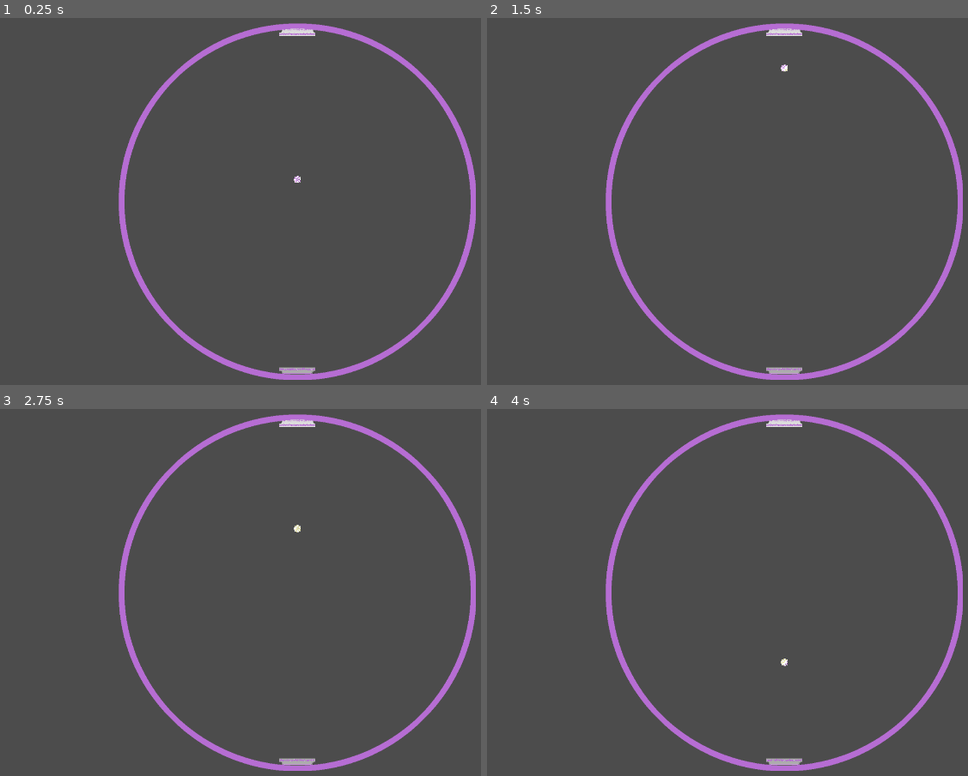
Above: before the commit, frames 1-4 (two rows, left to right).
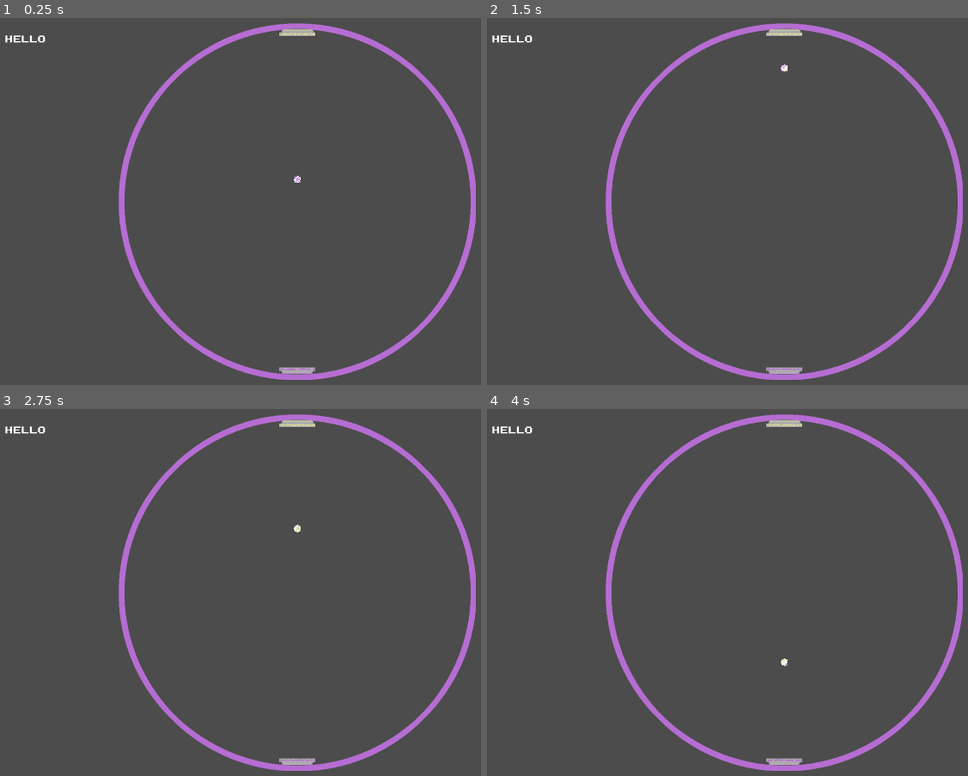
Above: after the commit, the same moments.

Repository: tannercantlay/Star-Pong
Game: Godot game, scene res://Scenes/OuterCollider.tscn
Same seed, same stepped clock (60 frames per second), same inputs: the game is played once before the commit and once after it.
Inputs:
- Up to frame 1 (0.25 s): no input
- Up to frame 2 (1.5 s): tap Enter at 0.5 s; tap Space at 1.25 s
- Up to frame 3 (2.75 s): tap Enter at 2 s
- Up to frame 4 (4 s): tap Space at 2.75 s; tap Enter at 3.5 s

The runs differ from the first frame. In frame 1, 0.2% of the frame differs, in the area x 1-66%, y 2-7%; in frame 2, 0.2%; in frame 3, 0.2%; in frame 4, 0.2%.

Commit message:
added font

Diff:
--- a/Pong/Scenes/OuterCollider.tscn
+++ b/Pong/Scenes/OuterCollider.tscn
@@ -1,13 +1,14 @@
-[gd_scene load_steps=15 format=2]
+[gd_scene load_steps=18 format=2]
 
 [ext_resource path="res://Sprites/OuterRing_P.png" type="Texture" id=1]
 [ext_resource path="res://paddle1.gd" type="Script" id=2]
-[ext_resource path="res://Sprites/Paddle.png" type="Texture" id=3]
+[ext_resource path="res://Sprites/SpriteSheets/Platform_Y.png" type="Texture" id=3]
 [ext_resource path="res://ball.gd" type="Script" id=4]
 [ext_resource path="res://paddle2.gd" type="Script" id=5]
 [ext_resource path="res://Sprites/SpriteSheets/Platform_P.png" type="Texture" id=6]
 [ext_resource path="res://Sprites/SpriteSheets/Ball.png" type="Texture" id=7]
 [ext_resource path="res://gameManager.gd" type="Script" id=8]
+[ext_resource path="res://joystix/JOYSTIX.TTF" type="DynamicFontData" id=9]
 
 [sub_resource type="CanvasItemMaterial" id=1]
 
@@ -33,11 +34,27 @@
 "values": [ 0, 1, 2, 3, 4, 5 ]
 }
 
-[sub_resource type="CircleShape2D" id=5]
+[sub_resource type="Animation" id=5]
+resource_name = "yellow paddle"
+length = 0.6
+loop = true
+tracks/0/type = "value"
+tracks/0/path = NodePath(".:frame")
+tracks/0/interp = 1
+tracks/0/loop_wrap = true
+tracks/0/imported = false
+tracks/0/enabled = true
+tracks/0/keys = {
+"times": PoolRealArray( 0, 0.1, 0.2, 0.3, 0.4 ),
+"transitions": PoolRealArray( 1, 1, 1, 1, 1 ),
+"update": 1,
+"values": [ 1, 2, 3, 4, 5 ]
+}
+
+[sub_resource type="CircleShape2D" id=6]
 radius = 10.9642
 
-[sub_resource type="Animation" id=6]
-resource_name = "ballRotate"
+[sub_resource type="Animation" id=7]
 loop = true
 tracks/0/type = "value"
 tracks/0/path = NodePath(".:frame")
@@ -51,6 +68,10 @@
 "update": 1,
 "values": [ 0, 1, 2, 3, 4, 5, 6, 7, 8, 9 ]
 }
+
+[sub_resource type="DynamicFont" id=8]
+size = 30
+font_data = ExtResource( 9 )
 
 [node name="Node2D" type="Node2D"]
 
@@ -104,30 +125,39 @@
 [node name="Sprite" type="Sprite" parent="Paddle2/CollisionShape2D"]
 rotation = 3.14159
 texture = ExtResource( 3 )
+normal_map = ExtResource( 3 )
+hframes = 6
+frame = 2
+
+[node name="AnimationPlayer" type="AnimationPlayer" parent="Paddle2/CollisionShape2D/Sprite"]
+autoplay = "yellow paddle"
+"anims/yellow paddle" = SubResource( 5 )
 
 [node name="Ball" type="KinematicBody2D" parent="."]
 script = ExtResource( 4 )
 
 [node name="CollisionShape2D" type="CollisionShape2D" parent="Ball"]
-shape = SubResource( 5 )
+shape = SubResource( 6 )
 
 [node name="ballSprite" type="Sprite" parent="Ball/CollisionShape2D"]
 scale = Vector2( 2, 2 )
 texture = ExtResource( 7 )
 hframes = 10
-frame = 5
 
 [node name="AnimationPlayer" type="AnimationPlayer" parent="Ball/CollisionShape2D/ballSprite"]
 autoplay = "ballRotate"
-anims/ballRotate = SubResource( 6 )
+anims/ballRotate = SubResource( 7 )
 
 [node name="Node" type="Node" parent="."]
 
 [node name="P1 score" type="Label" parent="Node"]
-margin_left = -783.601
-margin_top = -407.737
-margin_right = -743.601
-margin_bottom = -393.737
+margin_left = -819.0
+margin_top = -473.0
+margin_right = -654.0
+margin_bottom = -368.0
+custom_fonts/font = SubResource( 8 )
+custom_colors/font_color = Color( 1, 1, 1, 1 )
+text = "Hello"
 __meta__ = {
 "_edit_use_anchors_": false
 }
Binary file added: Pong/Font/JOYSTIX.png
Not shown, added: Pong/Font/JOYSTIX.png.import
Not shown, added: Pong/Sprites/SpriteSheets/Platform_Y.png.import
Binary file added: Pong/joystix/JOYSTIX.TTF
Not shown, added: Pong/joystix/read_me.html
